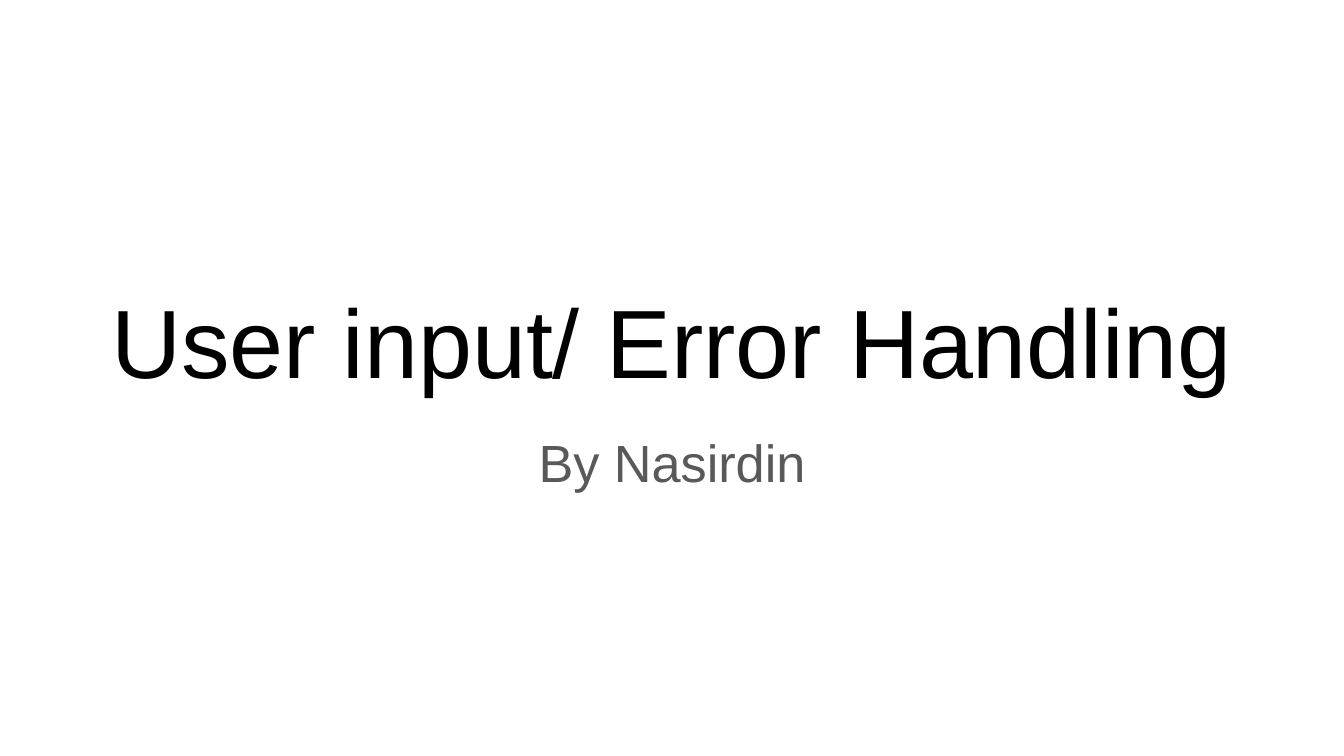
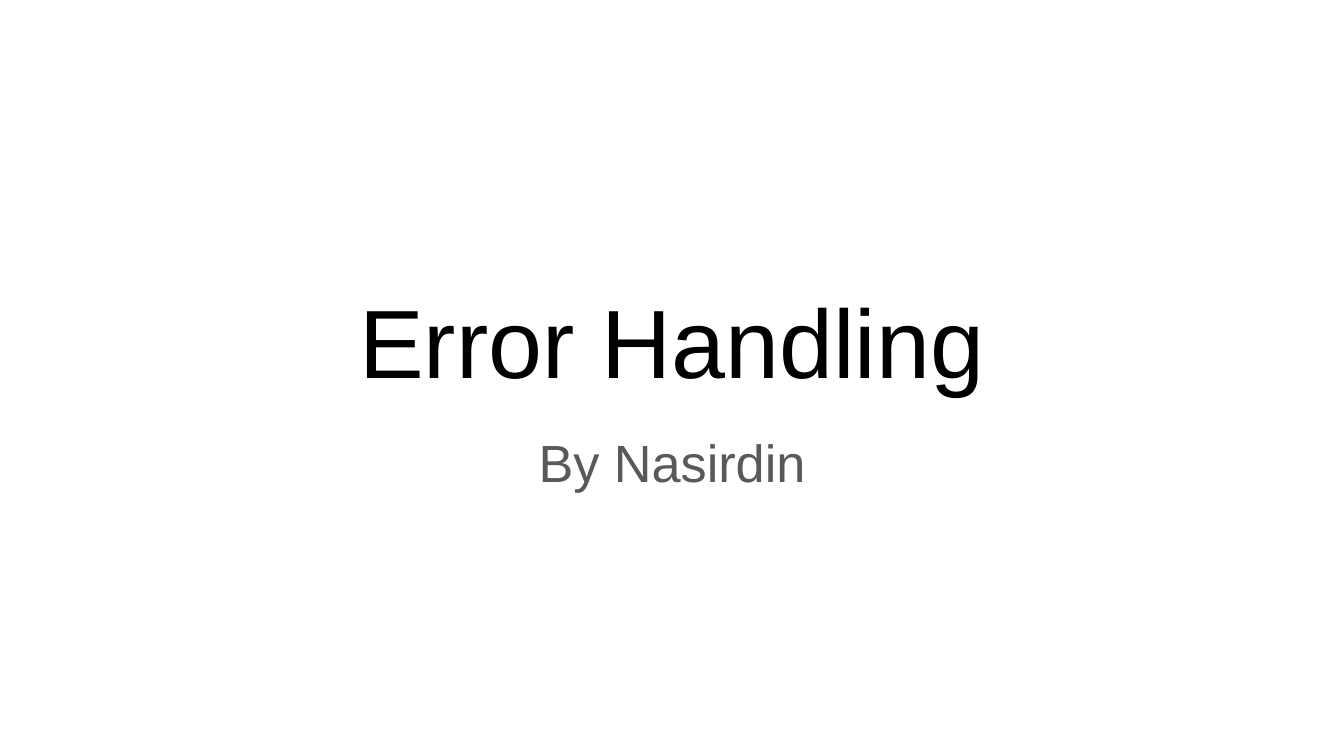
Before and after one commit to nsolaf1/bgu_web, a slide deck: slide 1 of Lesson 4_ userInput_ Error Handling.pptx. Drawn at 1344x756 pixels with LibreOffice and Linux fonts; fonts in the diff are those of the drawing. Boxes give left, top, right and bottom in pixels: in the first picture for what was removed or moved away, otherwise in the second. Text is boxed around its words. In the diff, an @@ line names an element or a change of style, - is before the commit and + after.

```diff
--- a/Lesson 4_ userInput_ Error Handling.pptx
+++ b/Lesson 4_ userInput_ Error Handling.pptx
@@ title at (x1=359, y1=307, x2=985, y2=395): text changed @@
-User input/ Error Handling
+Error Handling
```
Also in this commit, not shown: 2 slides added, 2 other files.
